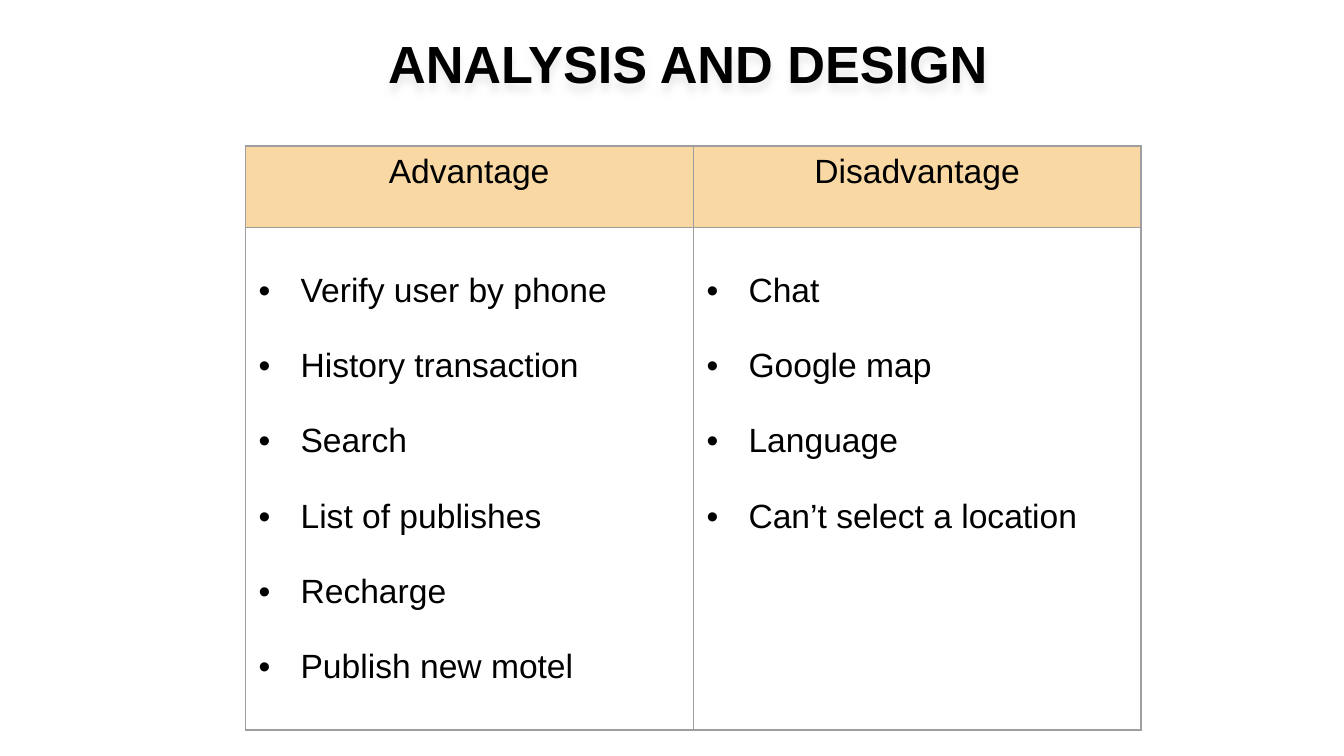
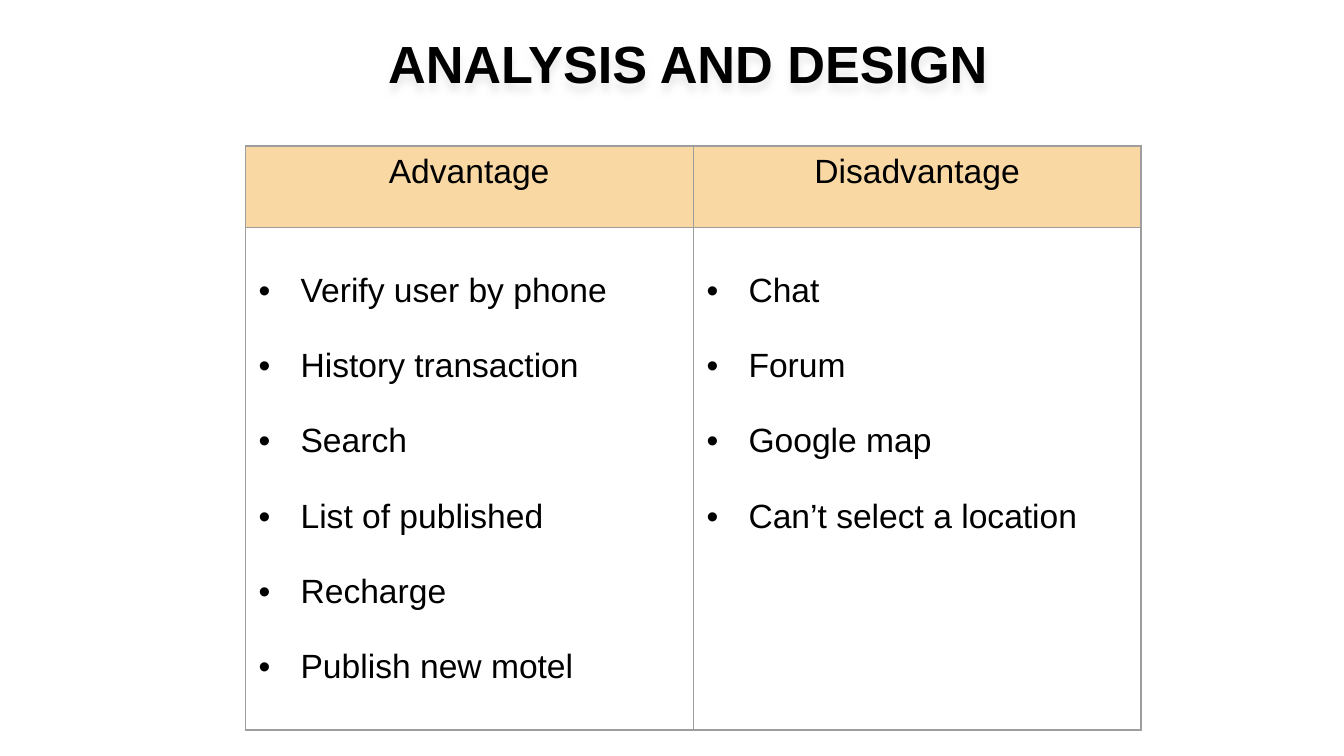
Before and after one commit to hoangchu234/webnhatroKLTN, a slide deck: slide 13 of Docs/Graduation thesis.pptx. Drawn at 1344x756 pixels with LibreOffice and Linux fonts; fonts in the diff are those of the drawing; background and template pictures are left out. Boxes give left, top, right and bottom in pixels: in the first picture for what was removed or moved away, otherwise in the second. Text is boxed around its words. In the diff, an @@ line names an element or a change of style, - is before the commit and + after.

```diff
--- a/Docs/Graduation thesis.pptx
+++ b/Docs/Graduation thesis.pptx
@@ table at (x1=245, y1=146, x2=1140, y2=683) @@
-row 2, column 1: Verify user by phone / History transaction / Search / List of publishes / Recharge / Publish new motel
+row 2, column 1: Verify user by phone / History transaction / Search / List of published / Recharge / Publish new motel
-row 2, column 2: Chat / Google map / Language / Can’t select a location
+row 2, column 2: Chat / Forum / Google map / Can’t select a location
```
Also in this commit, not shown: 2 other slides changed, 1 other file.
